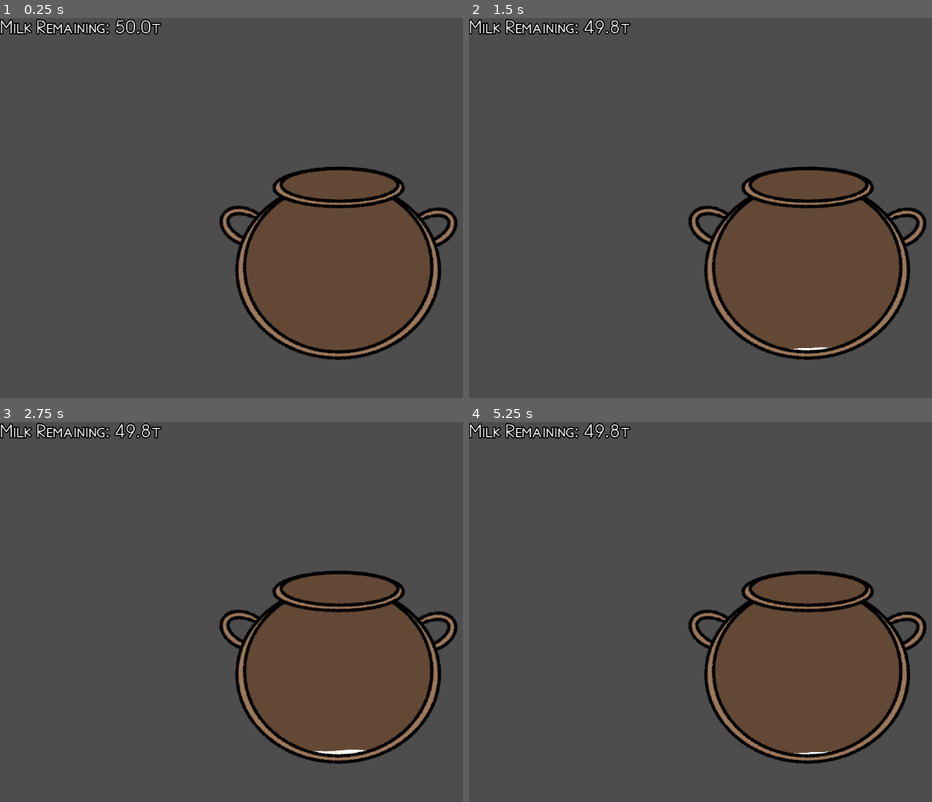
Above: before the commit, frames 1-4 (two rows, left to right).
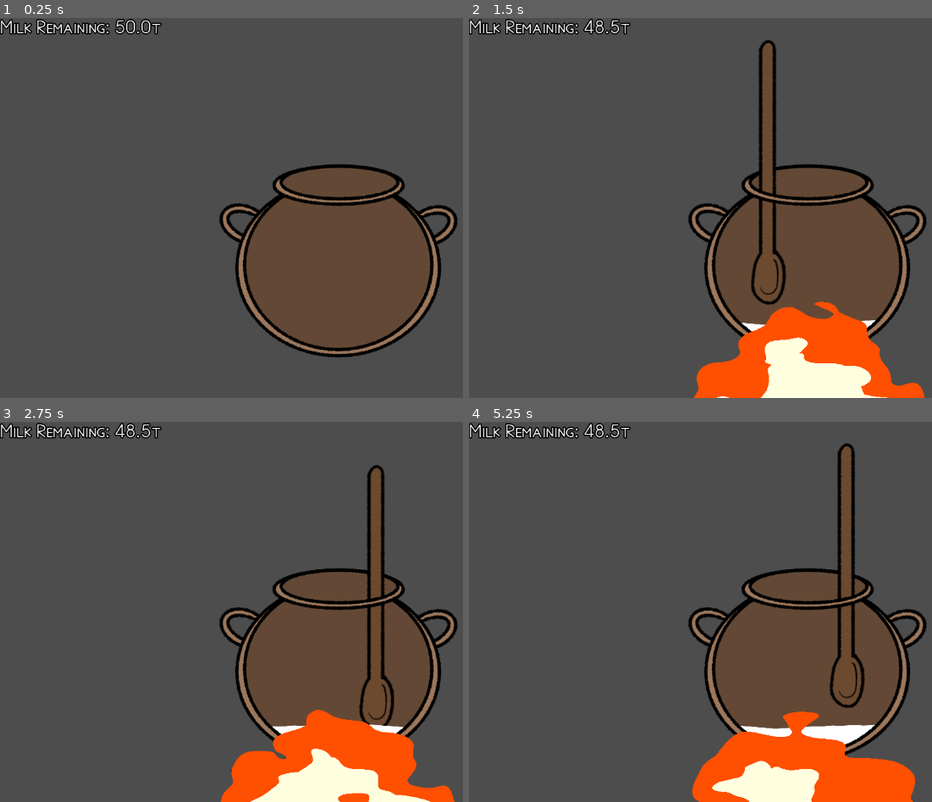
Above: after the commit, the same moments.

Repository: HauntedBees/olympus-mountain-creamery
Game: Godot game, scene res://game_scenes/01_make_yog/make_yog.tscn
Two runs of this game, one before a commit and one after it. Both use one fixed random seed, a clock stepped at 60 frames per second and the inputs below.
Inputs:
- Up to frame 1 (0.25 s): no input
- Up to frame 2 (1.5 s): tap Enter at 0.5 s; hold Z (button_one) 0.53-1.28 s; tap Z (button_one) at 1.35 s
- Up to frame 3 (2.75 s): hold Z (button_one) from 2.03 s (still down); tap X (button_two) at 2.1 s
- Up to frame 4 (5.25 s): release Z (button_one) at 2.78 s; tap Z (button_one) at 2.85, 4.55 s; hold Z (button_one) 3.53-4.28 s; tap X (button_two) at 4.35 s; hold Z (button_one) from 5.03 s (still down)

The runs differ from the first frame. In frame 1, 3.6% of the frame differs, in the area x 47-99%, y 38-90%; in frame 2, 12%; in frame 3, 12%; in frame 4, 13%, in the area x 27-99%, y 0-100%.

Commit message:
stirrin

Diff:
--- a/game_scenes/01_make_yog/boil_pot.gd
+++ b/game_scenes/01_make_yog/boil_pot.gd
@@ -8,6 +8,7 @@
 		fill_percent = value
 		_update_milk_pos()
 
+@onready var spoon_path: PathFollow2D = %SpoonPath
 @onready var _milk: VBoxContainer = %Milk
 
 func _update_milk_pos() -> void:
--- a/game_scenes/01_make_yog/boil_pot.tscn
+++ b/game_scenes/01_make_yog/boil_pot.tscn
@@ -1,10 +1,18 @@
-[gd_scene load_steps=6 format=3 uid="uid://c7ggwfed6pagk"]
+[gd_scene load_steps=9 format=3 uid="uid://c7ggwfed6pagk"]
 
 [ext_resource type="Texture2D" uid="uid://bwooy8nn6ri5j" path="res://assets/boil_pot_back.png" id="1_joymm"]
 [ext_resource type="Script" path="res://game_scenes/01_make_yog/boil_pot.gd" id="1_upsne"]
 [ext_resource type="Texture2D" uid="uid://dpgd21xcp4d0x" path="res://assets/boil_pot_front.png" id="2_hrtsu"]
 [ext_resource type="Material" uid="uid://ja50dlic4nnr" path="res://game_scenes/01_make_yog/milk_top.tres" id="3_kqbfs"]
 [ext_resource type="Texture2D" uid="uid://bo3njgjsco0st" path="res://assets/milk_top.png" id="3_qvwro"]
+[ext_resource type="Texture2D" uid="uid://g68eturabbx8" path="res://assets/stir_spoon.png" id="4_ka1xr"]
+[ext_resource type="Texture2D" uid="uid://cmtn48i8uhhr8" path="res://assets/boil_pot_back_lip.png" id="6_4h61a"]
+
+[sub_resource type="Curve2D" id="Curve2D_4aijx"]
+_data = {
+"points": PackedVector2Array(-0.943874, 12.2704, 0.943874, -12.2704, -73, -142, -74.0941, 0.471937, 74.0941, -0.471937, 2, -169, 0, 0, 0, 0, 2, -169, 0.943874, -20.7652, -0.943874, 20.7652, 85, -145, 50.0253, -1.41581, -50.0253, 1.41581, 2, -110, -5.19131, 13.6862, 5.19131, -13.6862, -73, -142)
+}
+point_count = 6
 
 [node name="BoilPot" type="Control"]
 custom_minimum_size = Vector2(407, 331)
@@ -17,16 +25,62 @@
 offset_right = 40.0
 offset_bottom = 40.0
 
-[node name="MarginContainer" type="MarginContainer" parent="CenterContainer"]
+[node name="BackContainer" type="MarginContainer" parent="CenterContainer"]
 layout_mode = 2
-theme_override_constants/margin_bottom = 12
+theme_override_constants/margin_bottom = 27
 
-[node name="Back" type="TextureRect" parent="CenterContainer/MarginContainer"]
-clip_children = 2
+[node name="Back" type="TextureRect" parent="CenterContainer/BackContainer"]
 layout_mode = 2
 texture = ExtResource("1_joymm")
 
-[node name="Milk" type="VBoxContainer" parent="CenterContainer/MarginContainer/Back"]
+[node name="BackLip" type="Control" parent="CenterContainer"]
+custom_minimum_size = Vector2(407, 317)
+layout_mode = 2
+
+[node name="MarginContainer" type="MarginContainer" parent="CenterContainer/BackLip"]
+layout_mode = 1
+anchors_preset = 5
+anchor_left = 0.5
+anchor_right = 0.5
+offset_left = -20.0
+offset_right = 20.0
+offset_bottom = 40.0
+grow_horizontal = 2
+theme_override_constants/margin_left = 7
+theme_override_constants/margin_top = -41
+
+[node name="TextureRect" type="TextureRect" parent="CenterContainer/BackLip/MarginContainer"]
+layout_mode = 2
+texture = ExtResource("6_4h61a")
+stretch_mode = 3
+
+[node name="SpoonContainer" type="Control" parent="CenterContainer"]
+layout_mode = 2
+
+[node name="Path2D" type="Path2D" parent="CenterContainer/SpoonContainer"]
+curve = SubResource("Curve2D_4aijx")
+
+[node name="SpoonPath" type="PathFollow2D" parent="CenterContainer/SpoonContainer/Path2D"]
+unique_name_in_owner = true
+visible = false
+position = Vector2(-73, -142)
+rotation = -1.49402
+rotates = false
+
+[node name="Spoon" type="Sprite2D" parent="CenterContainer/SpoonContainer/Path2D/SpoonPath"]
+rotation = 1.49402
+texture = ExtResource("4_ka1xr")
+
+[node name="BackMaskContainer" type="MarginContainer" parent="CenterContainer"]
+layout_mode = 2
+theme_override_constants/margin_bottom = 27
+
+[node name="Back" type="TextureRect" parent="CenterContainer/BackMaskContainer"]
+clip_children = 1
+layout_mode = 2
+texture = ExtResource("1_joymm")
+
+[node name="Milk" type="VBoxContainer" parent="CenterContainer/BackMaskContainer/Back"]
 unique_name_in_owner = true
 layout_mode = 1
 anchors_preset = 15
@@ -38,11 +92,11 @@
 grow_vertical = 2
 theme_override_constants/separation = 0
 
-[node name="Control" type="Control" parent="CenterContainer/MarginContainer/Back/Milk"]
+[node name="Control" type="Control" parent="CenterContainer/BackMaskContainer/Back/Milk"]
 custom_minimum_size = Vector2(32, 8)
 layout_mode = 2
 
-[node name="MilkTop" type="TextureRect" parent="CenterContainer/MarginContainer/Back/Milk/Control"]
+[node name="MilkTop" type="TextureRect" parent="CenterContainer/BackMaskContainer/Back/Milk/Control"]
 texture_repeat = 2
 material = ExtResource("3_kqbfs")
 custom_minimum_size = Vector2(316, 8)
@@ -56,7 +110,7 @@
 texture = ExtResource("3_qvwro")
 expand_mode = 1
 
-[node name="MilkBase" type="ColorRect" parent="CenterContainer/MarginContainer/Back/Milk"]
+[node name="MilkBase" type="ColorRect" parent="CenterContainer/BackMaskContainer/Back/Milk"]
 layout_mode = 2
 size_flags_vertical = 3
 
--- a/game_scenes/01_make_yog/make_yog.gd
+++ b/game_scenes/01_make_yog/make_yog.gd
@@ -2,10 +2,14 @@
 
 @onready var boil_pot: BoilPot = %BoilPot
 @onready var milk_label: Label = %InfoLabel
-@onready var fire: MarginContainer = %FireContainer
+@onready var fire: ColorRect = %Fire
 
 func _ready() -> void:
-	_state = PourMilkState.new(self)
+	_change_state(PourMilkState.new(self))
 
-func _process(delta: float) -> void:
-	_state.update(delta)
+func _change_state(new_state: MakeYogGameState) -> void:
+	if _state:
+		_state.clean()
+	_state = new_state
+	_state.initialize()
+	_state.change_state.connect(_change_state)
--- a/game_scenes/01_make_yog/make_yog.tscn
+++ b/game_scenes/01_make_yog/make_yog.tscn
@@ -57,8 +57,6 @@
 layout_mode = 2
 
 [node name="FireContainer" type="MarginContainer" parent="."]
-unique_name_in_owner = true
-visible = false
 layout_mode = 1
 anchors_preset = 7
 anchor_left = 0.5
@@ -71,7 +69,9 @@
 grow_horizontal = 2
 grow_vertical = 0
 
-[node name="ColorRect" type="ColorRect" parent="FireContainer"]
+[node name="Fire" type="ColorRect" parent="FireContainer"]
+unique_name_in_owner = true
+visible = false
 material = SubResource("ShaderMaterial_lkslk")
 custom_minimum_size = Vector2(512, 256)
 layout_mode = 2
--- a/game_scenes/01_make_yog/states/heat_milk.gd
+++ b/game_scenes/01_make_yog/states/heat_milk.gd
@@ -1 +1,19 @@
-class_name HeatMilkState extends GameState
+class_name HeatMilkState extends MakeYogGameState
+
+const _STIR_RATE := 0.75
+
+var _spoon: PathFollow2D
+
+func initialize() -> void:
+	_make_yog.fire.visible = true
+	_spoon = _make_yog.boil_pot.spoon_path
+	_spoon.visible = true
+
+func update(delta: float) -> void:
+	if Input.is_action_pressed("button_one"):
+		_spoon.progress_ratio += delta * _STIR_RATE
+		return
+
+func clean() -> void:
+	_make_yog.fire.visible = false
+	_spoon.visible = false
--- a/game_scenes/01_make_yog/states/pour_milk.gd
+++ b/game_scenes/01_make_yog/states/pour_milk.gd
@@ -1,33 +1,35 @@
 class_name PourMilkState extends MakeYogGameState
 
-const _MILK_POUR_RATE := 0.25
+const _MILK_POUR_RATE := 1.5
 
 var milk_amount := 0.0
 
 var _did_start_pouring := false
 
-func _init(s: GameScene) -> void:
-	super(s)
+func initialize() -> void:
 	_update_milk_label()
 
 func update(delta: float) -> void:
-	if input_blocked:
-		return
 	if Input.is_action_just_pressed("button_two"):
 		_finish_pouring()
 		return
 	if Input.is_action_pressed("button_one"):
 		_did_start_pouring = true
-		var fuller_bowl_faster_pour := 1.0 + 3.0 * milk_amount
+		var fuller_bowl_faster_pour := _fill_formula(_make_yog.boil_pot.fill_percent)
 		var amount_poured := delta * _MILK_POUR_RATE * Player.options.speed_multiplier * fuller_bowl_faster_pour
 		if amount_poured > Player.data.milk_amount:
 			amount_poured = Player.data.milk_amount
 		milk_amount += amount_poured
 		Player.data.milk_amount -= amount_poured
 		_update_milk_label()
+		# TODO: overflow
 		_make_yog.boil_pot.fill_percent = milk_amount / Player.data.milk_pot_capacity
 	elif _did_start_pouring && !Player.options.multiple_milk_pours:
 		_finish_pouring()
+
+## Fills up faster at start and end than middle.
+func _fill_formula(current_amount: float) -> float:
+	return 1.0 + pow(2.0 * (0.25 + current_amount) - 1.0, 2.0) * 3.0
 
 func _update_milk_label() -> void:
 	_make_yog.milk_label.text = "Milk Remaining: %.1fτ" % Player.data.milk_amount
@@ -36,4 +38,4 @@
 	print("DONE")
 	input_blocked = true
 	# TODO: some animation/delay/transition to finish things off
-	change_state.emit(null)
+	change_state.emit(HeatMilkState.new(_make_yog))
--- a/game_scenes/game_scene.gd
+++ b/game_scenes/game_scene.gd
@@ -2,3 +2,7 @@
 
 @warning_ignore("unused_private_class_variable")
 var _state: GameState
+
+func _process(delta: float) -> void:
+	if !_state.input_blocked:
+		_state.update(delta)
--- a/game_scenes/game_state.gd
+++ b/game_scenes/game_state.gd
@@ -10,5 +10,6 @@
 func _init(s: GameScene) -> void:
 	_scene = s
 
-func update(_d: float) -> void:
-	pass
+func initialize() -> void: pass
+func update(_d: float) -> void: pass
+func clean() -> void: pass
Binary file added: assets/boil_pot_back_lip.png
Not shown, added: assets/boil_pot_back_lip.png.import
Binary file changed: assets/boil_pot_front.png
Binary file added: assets/stir_spoon.png
Not shown, added: assets/stir_spoon.png.import
Not shown, removed: assets/.boil_pot.kra-autosave.kra
Not shown, added: assets/.boil_pot_back.png-autosave.kra
Not shown, changed: assets/boil_pot.kra
